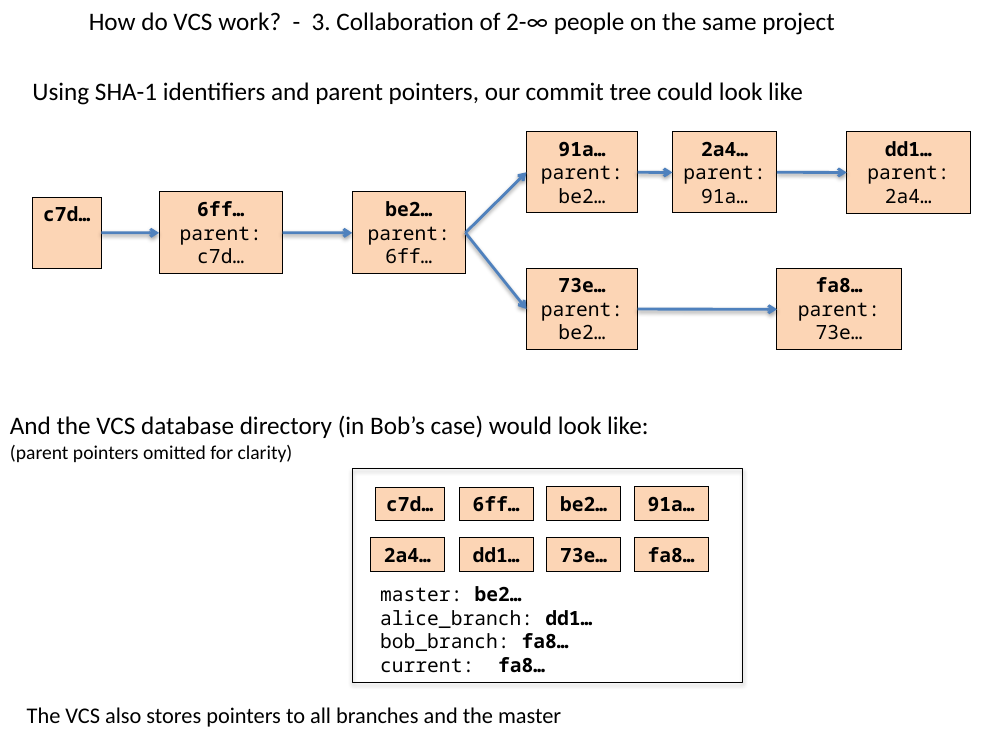
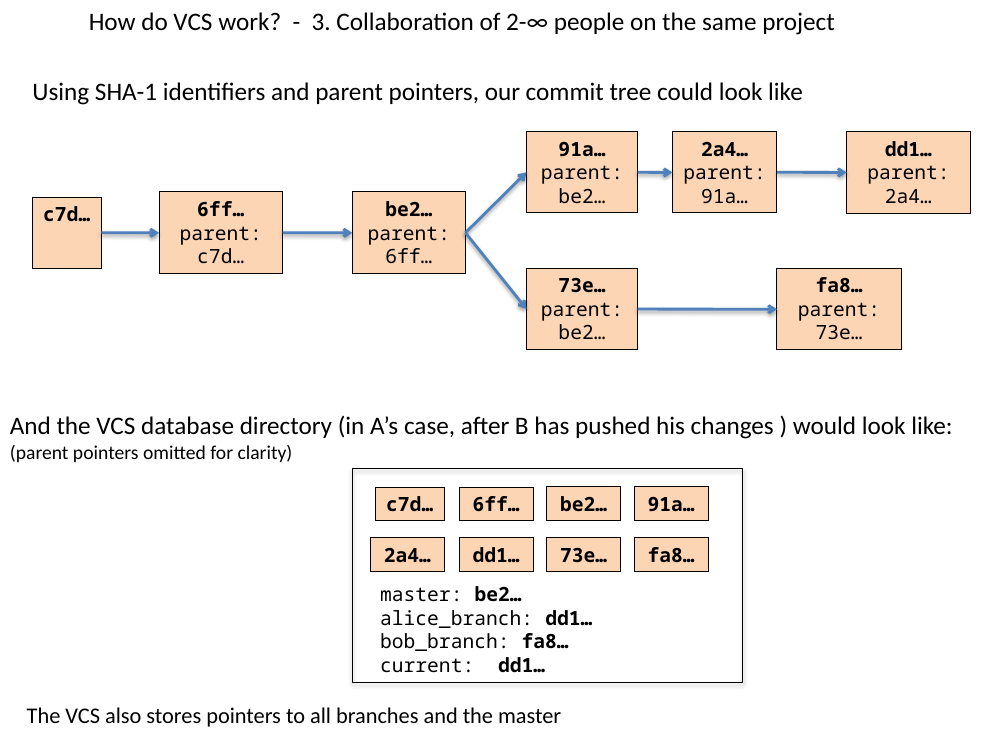
Before and after one commit to flosopher/gittalk, a slide deck: slide 12 of git_python_kurs.pptx (slide 11 before the commit). Drawn at 1008x756 pixels with LibreOffice and Linux fonts; fonts in the diff are those of the drawing. Boxes give left, top, right and bottom in pixels: in the first picture for what was removed or moved away, otherwise in the second. Text is boxed around its words. In the diff, an @@ line names an element or a change of style, - is before the commit and + after.

```diff
--- a/git_python_kurs.pptx
+++ b/git_python_kurs.pptx
@@ text at box(10, 416, 952, 439): text changed @@
-And the VCS database directory (in Bob’s case) would look like:
+And the VCS database directory (in A’s case, after B has pushed his changes ) would look like:
@@ text at box(380, 657, 545, 673): text changed @@
-current: fa8…
+current: dd1…
```
Also in this commit, not shown: 9 other slides changed, 1 slide added.
